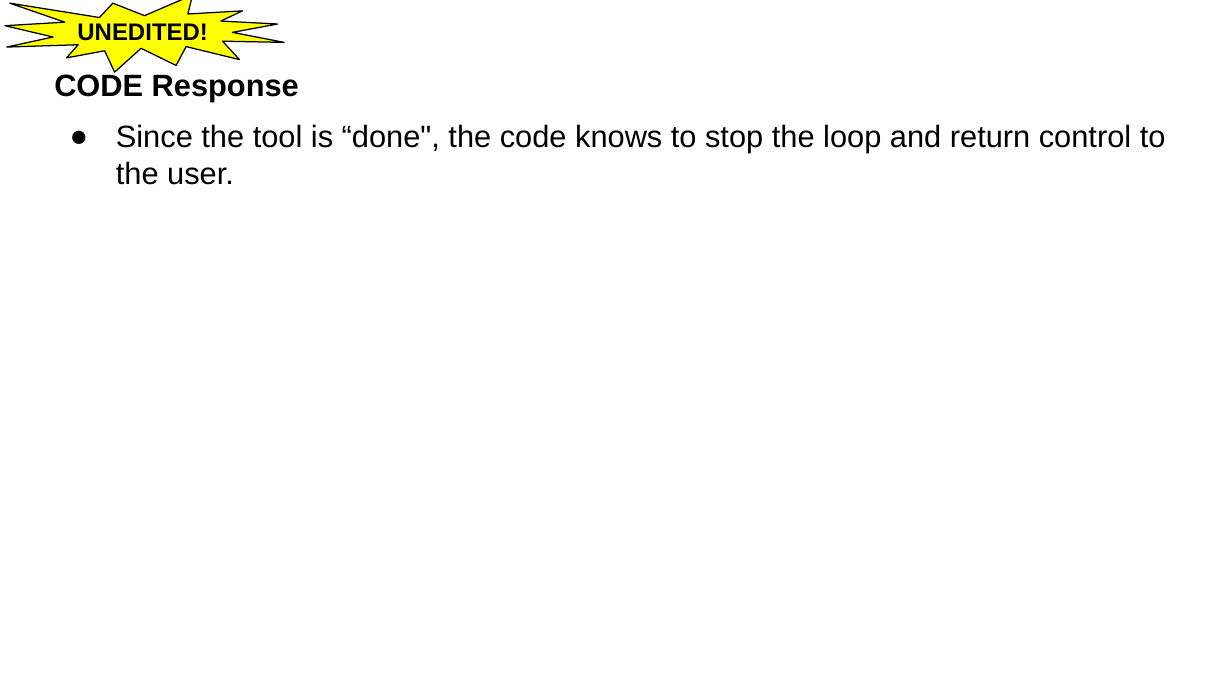
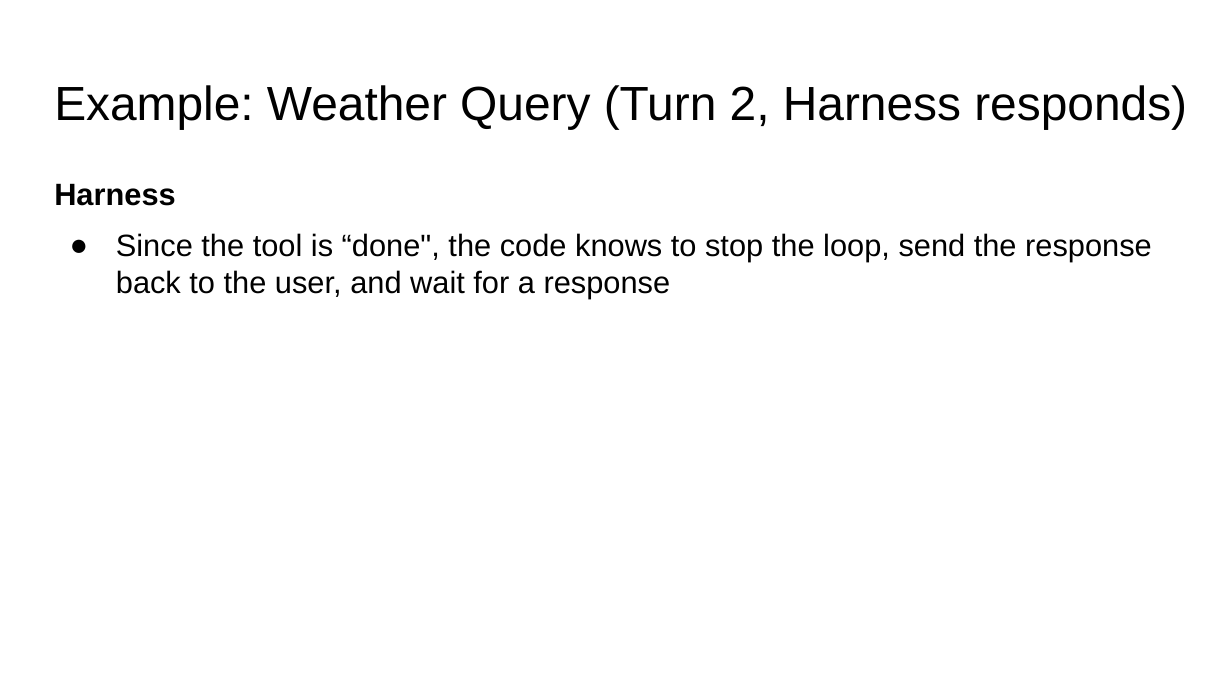
Before and after one commit to dsi-rse/careers-workshop-ai-development, a slide deck: slide 18 of lecture_4/slides/lecture_4.pptx (slide 20 before the commit). Drawn at 1232x693 pixels with LibreOffice and Linux fonts; fonts in the diff are those of the drawing. Boxes give left, top, right and bottom in pixels: in the first picture for what was removed or moved away, otherwise in the second. Text is boxed around its words. In the diff, an @@ line names an element or a change of style, - is before the commit and + after.

```diff
--- a/lecture_4/slides/lecture_4.pptx
+++ b/lecture_4/slides/lecture_4.pptx
@@ irregular seal removed at (x1=5, y1=0, x2=285, y2=73) @@
-UNEDITED!
@@ title added at (x1=54, y1=85, x2=1187, y2=129), 28 pt, text #000000 @@
+Example: Weather Query (Turn 2, Harness responds)
@@ text at (x1=54, y1=183, x2=1152, y2=299): text changed @@
-CODE Response
-● Since the tool is “done", the code knows to stop the loop and return control to the user.
+Harness
+● Since the tool is “done", the code knows to stop the loop, send the response back to the user, and wait for a response
```
Also in this commit, not shown: 14 other slides changed, 13 slides added, 23 slides removed, 3 other files.
